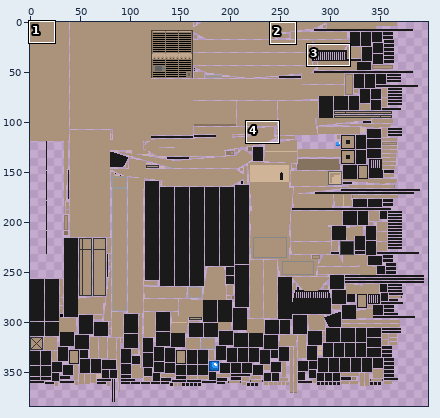
File history of a sprite sheet, doodle_tank_[R]/textures/entity/centurion_action_x.png. The picture above shows the old version from afar; the outline marks the close-up.
Close-up. Before the edit:
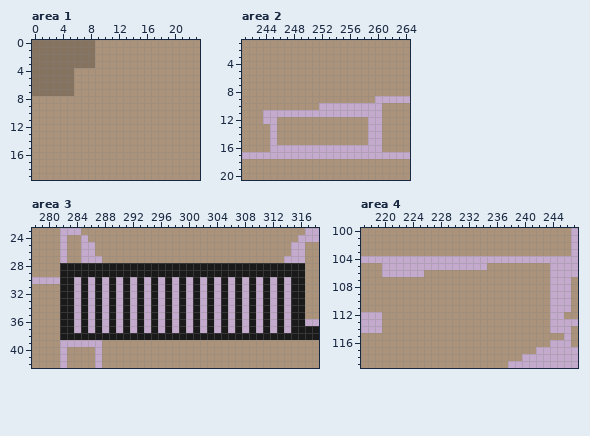
The file is 512x512 pixels. Colours within 5 levels of each other are drawn and written as one. Shown: area 1: x 0..23, y 0..19; area 2: x 241..264, y 1..20; area 3: x 278..318, y 23..42; area 4: x 217..247, y 100..119. The wide view leaves out empty margins. The commit also changed other parts of the picture, which this record leaves out.
Now the later version:
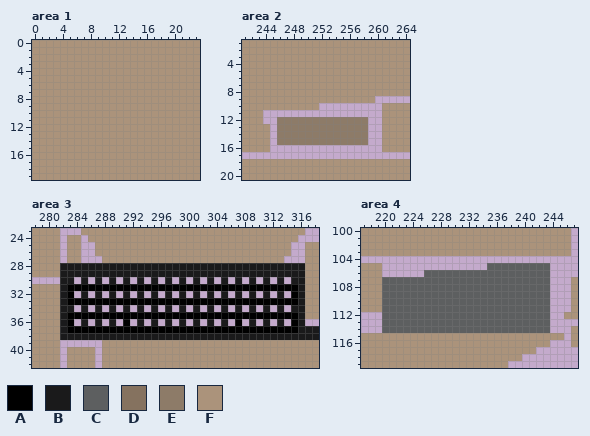
Palette (. is transparent): A #000000  B #1a1a1b  C #5d5f60  D #85725f  E #8d7b68  F #ab937b
Edits made:
Area 1:
y 0..3: x 0..8 DDDDDDDDD -> FFFFFFFFF
y 4..7: x 0..5 DDDDDD -> FFFFFF
Area 2:
y 12..15: x 246..258 FFFFFFFFFFFFF -> EEEEEEEEEEEEE
Area 3:
y 31: x 283..315 B.B.B.B.B.B.B.B.B.B.B.B.B.B.B.B.B -> AAAAAAAAAAAAAAAAAAAAAAAAAAAAAAAAA
y 32: x 283 B -> A; x 315 B -> A
y 33: x 283..315 B.B.B.B.B.B.B.B.B.B.B.B.B.B.B.B.B -> AAAAAAAAAAAAAAAAAAAAAAAAAAAAAAAAA
y 35: x 283..315 B.B.B.B.B.B.B.B.B.B.B.B.B.B.B.B.B -> AAAAAAAAAAAAAAAAAAAAAAAAAAAAAAAAA
y 36: x 283 B -> A; x 291 B -> A; x 307 B -> A; x 315 B -> A
y 37: x 283..315 B.B.B.B.B.B.B.B.B.B.B.B.B.B.B.B.B -> AAAAAAAAAAAAAAAAAAAAAAAAAAAAAAAAA
Area 4:
y 105: x 235..243 FFFFFFFFF -> CCCCCCCCC
y 106: x 226..243 FFFFFFFFFFFFFFFFFF -> CCCCCCCCCCCCCCCCCC
y 107..114: x 220..243 FFFFFFFFFFFFFFFFFFFFFFFF -> CCCCCCCCCCCCCCCCCCCCCCCC
Boxes around the changes in both close-ups, in picture pixels (x1, y1, x2, y2):
changed: (32, 40, 95, 96)
changed: (277, 117, 368, 145)
changed: (67, 284, 298, 333)
changed: (382, 263, 550, 333)
